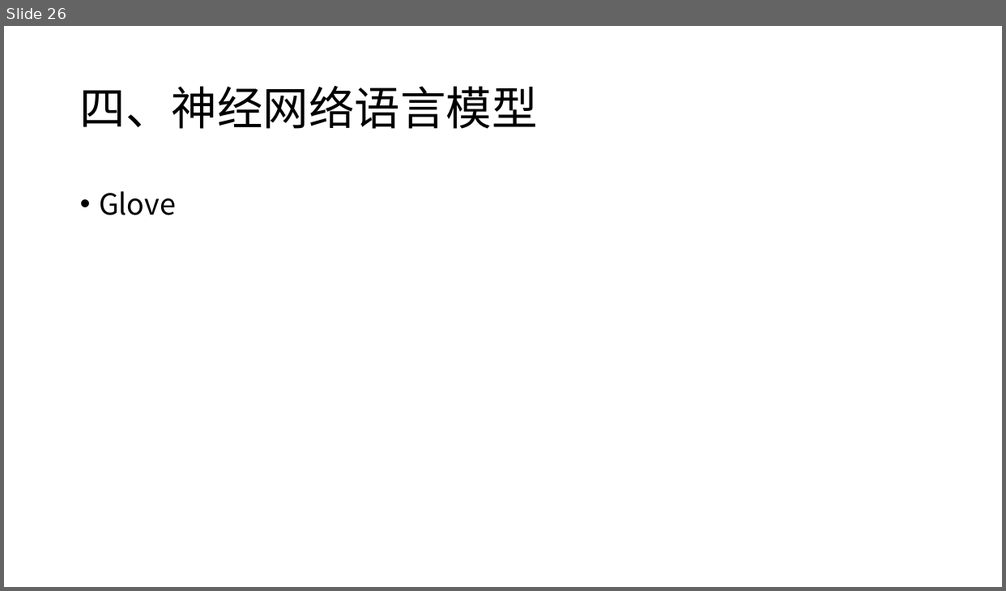
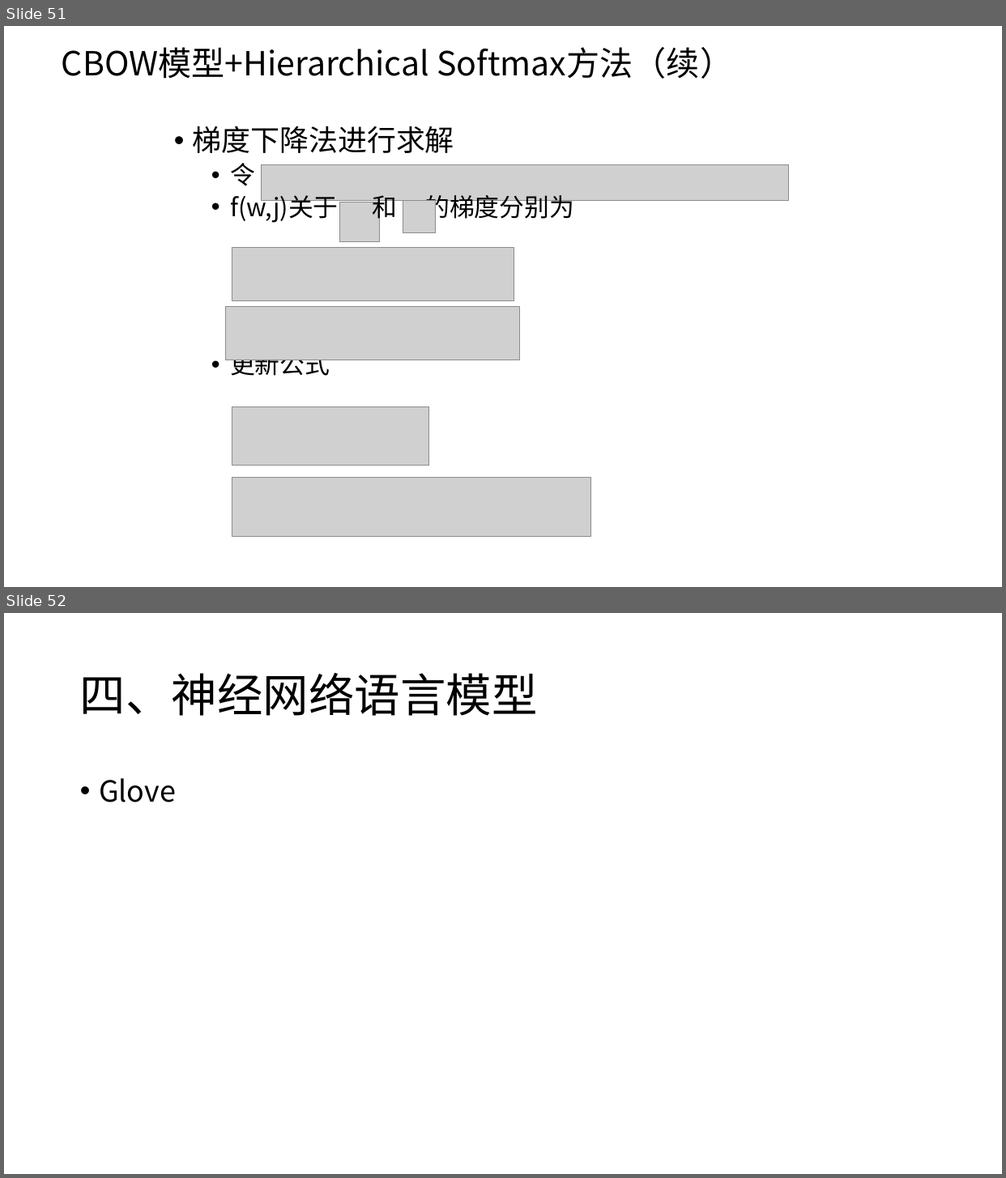
Before and after one commit to charlesXu86/Chatbot_CN, a slide deck: Chatbot_Doc/课程/NLP-4-语言模型.pptx. Shown one above the other, each under a label of ours: slide 26 before the commit, slides 51 and 52 after it. The pictures are 1006x591 and 1006x1178 pixels, drawn with LibreOffice and Linux fonts; fonts in the diff are those of the drawing; grey boxes stand for pictures. Boxes give left, top, right and bottom in pixels: in the first picture for what was removed or moved away, otherwise in the second. Text is boxed around its words. In the diff, an @@ line names an element or a change of style, - is before the commit and + after.

```diff
--- a/Chatbot_Doc/课程/NLP-4-语言模型.pptx
+++ b/Chatbot_Doc/课程/NLP-4-语言模型.pptx
@@ slide 51 added at (x1=4, y1=26, x2=1002, y2=587), background #FFFFFF @@
@@ title added at (x1=62, y1=47, x2=734, y2=79), 32 pt, text #000000 @@
+CBOW模型+Hierarchical Softmax方法（续）
@@ text added at (x1=193, y1=126, x2=574, y2=223), 24 pt, text #000000 @@
+• 梯度下降法进行求解
+  • 令
+  • f(w,j)关于 和 的梯度分别为
+  • 更新公式
@@ picture added at (x1=262, y1=165, x2=789, y2=200) @@
@@ picture added at (x1=340, y1=203, x2=380, y2=242) @@
@@ picture added at (x1=403, y1=200, x2=435, y2=233) @@
@@ picture added at (x1=232, y1=248, x2=514, y2=301) @@
@@ picture added at (x1=226, y1=307, x2=521, y2=360) @@
@@ picture added at (x1=232, y1=407, x2=430, y2=466) @@
@@ picture added at (x1=232, y1=477, x2=591, y2=536) @@
@@ what was slide 26 is now slide 52 @@
```
Also in this commit, not shown: 7 slides changed, 25 other slides added, 2 other files.
